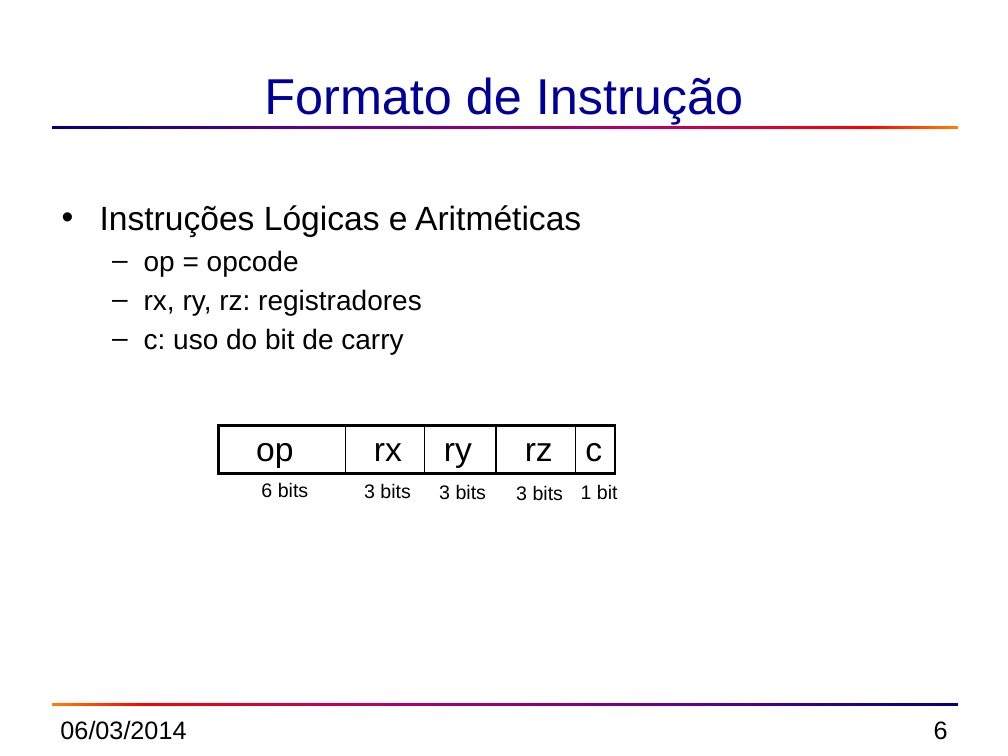
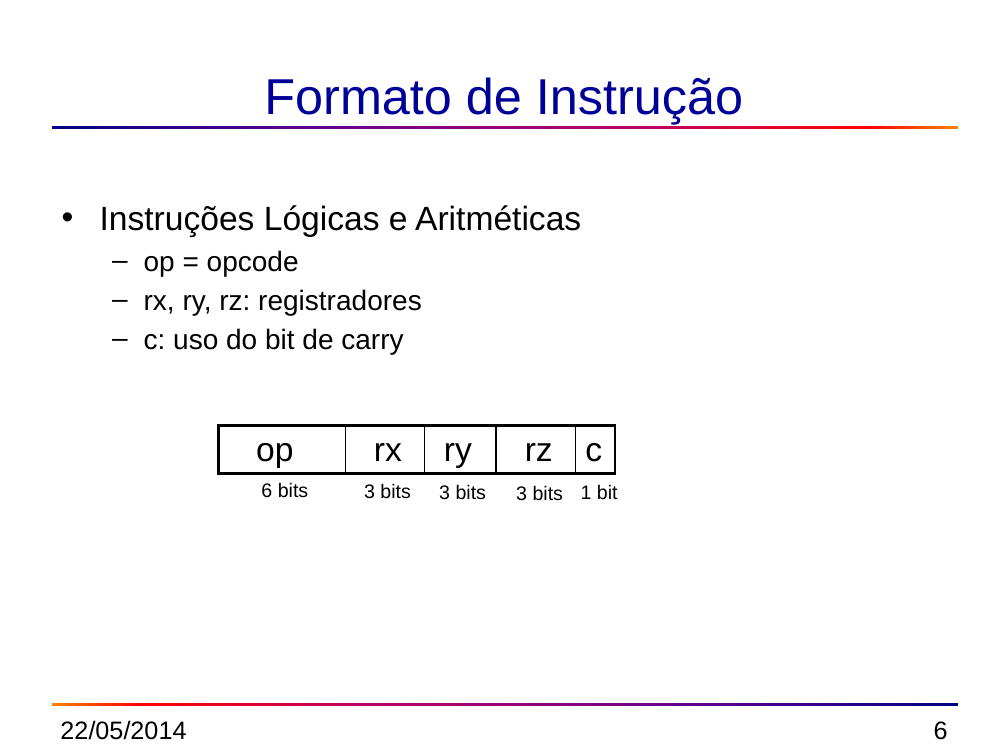
Before and after one commit to simoesusp/Processador-ICMC, a slide deck: slide 6 of Manual/instrucoes_03_2014.pptx. Drawn at 1008x756 pixels with LibreOffice and Linux fonts; fonts in the diff are those of the drawing. Boxes give left, top, right and bottom in pixels: in the first picture for what was removed or moved away, otherwise in the second. Text is boxed around its words. In the diff, an @@ line names an element or a change of style, - is before the commit and + after.

```diff
--- a/Manual/instrucoes_03_2014.pptx
+++ b/Manual/instrucoes_03_2014.pptx
@@ text at (60,720,186,740): text changed @@
-06/03/2014
+22/05/2014
```
Also in this commit, not shown: 16 other slides changed, 3 slides removed, 2 other files.
